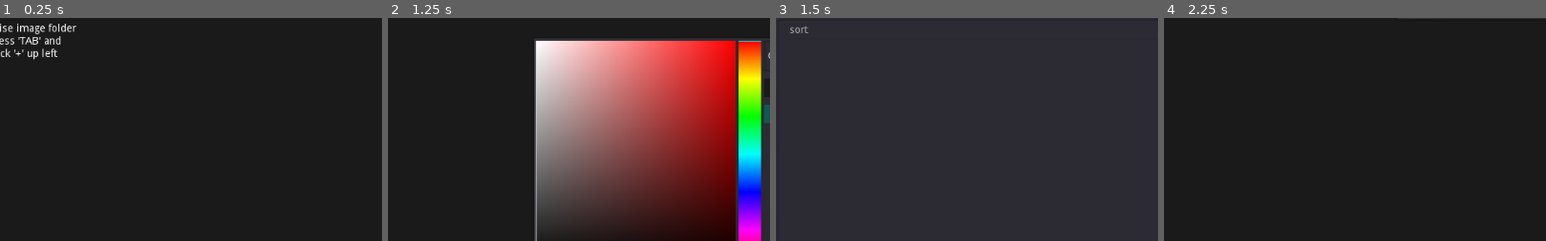
Above: before the commit, frames 1-4 (left to right).
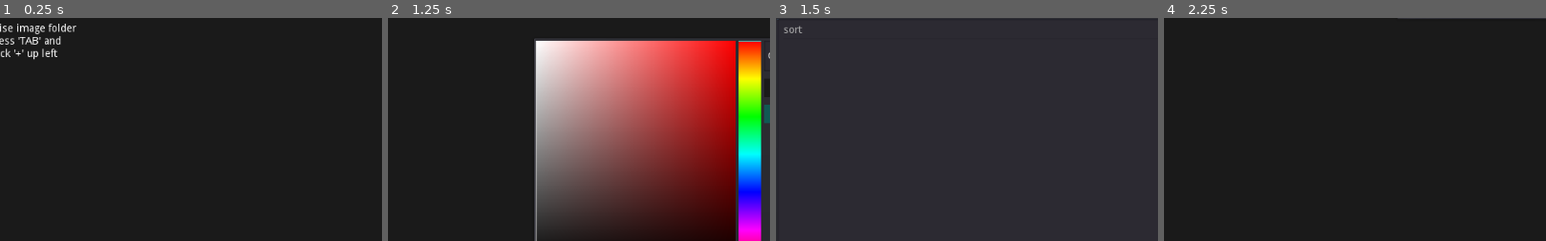
Above: after the commit, the same moments.

Repository: hpn33/manga-reader-by-godot-
Game: Godot game, scene res://scene/Main.tscn
The game is run twice, just before and just after one commit, with the same random seed, the same clock (stepped at 60 frames per second) and the same inputs.
Inputs:
- Up to frame 1 (0.25 s): no input
- Up to frame 2 (1.25 s): click "Color" at 0.5 s
- Up to frame 3 (1.5 s): click "Sort" at 1.25 s
- Up to frame 4 (2.25 s): click "choise image path" at 2 s
The pictures show only the part of the screen within x 3-53%, y 6-56%; the shares and areas given below are measured in that part.

Frames 1-2 are identical in both runs. In frame 3, 0.1% of the frame differs, in the area x 2-9%, y 3-7%; in frame 4, nothing differs.
Error in both runs: Trying to assign value of type 'MenuButton' to a variable of type 'Label'. (res://scene/ui/TitleBar/TitleBar.gd:3)

Commit message:
concept work

Diff:
--- a/scene/Main.tscn
+++ b/scene/Main.tscn
@@ -219,12 +219,21 @@
 margin_top = 641.606
 margin_right = 1084.31
 margin_bottom = 569.606
+__meta__ = {
+"_edit_use_anchors_": false
+}
 
 [node name="Tree" type="Tree" parent="UI/PopMenu/SortPanel"]
 anchor_right = 1.0
 anchor_bottom = 1.0
-drop_mode_flags = 2
-select_mode = 2
+margin_left = 4.0
+margin_top = 4.0
+margin_right = -4.0
+margin_bottom = -4.0
+columns = 2
+hide_folding = true
+drop_mode_flags = 1
+select_mode = 1
 script = ExtResource( 3 )
 __meta__ = {
 "_edit_use_anchors_": false
--- a/scene/Tree.gd
+++ b/scene/Tree.gd
@@ -1,19 +1,76 @@
 extends Tree
 
 
-
+var list := GMap.new()
 
 func _ready():
 	share.add_hook('local_files', self, 'refresh')
 
 	refresh()
 
-func refresh(local_files = []):
+func refresh(local_files = list):
+
 	clear()
+
+	if not local_files is GMap:
+		list.clear()
+
+		for i in local_files.size():
+			list.append(str(i), local_files[i])
+
 
 	var root = create_item()
 	root.set_text(0, 'sort')
 
-	for names in local_files:
+	for item in list.to_iterator():
 		var child = create_item(root)
-		child.set_text(0, names)
+		child.set_text(0, item[0])
+		child.set_text(1, item[1])
+
+
+
+
+
+func get_drag_data(position): # begin drag
+
+	var preview = Label.new()
+	preview.text = get_selected().get_text(1)
+	set_drag_preview(preview) # not necessary
+
+	return get_selected() # TreeItem
+
+
+func can_drop_data(position, data):
+	return data is TreeItem # you shall not pass!
+
+
+func drop_data(position, item): # end drag
+	var to_item = get_item_at_position(position)
+	var shift = get_drop_section_at_position(position)
+	# shift == 0 if dropping on item, -1, +1 if in between
+
+	moved(item, to_item, shift)
+
+
+
+func moved(item, to_item, shift):
+
+
+	var from_id :String= item.get_text(0)
+	var from_title :String= item.get_text(1)
+
+	var item_pos = list.find(from_id)
+
+
+	var to_id = to_item.get_text(0)
+	var to_title = to_item.get_text(1)
+
+	var to_item_pos = list.find(to_id)
+
+
+	list.insert(to_item_pos + 1, from_id, from_title)
+
+	var offset = 1 if item_pos > to_item_pos else 0
+	list.remove_at(item_pos + offset)
+
+	refresh()
--- a/util/GMap.gd
+++ b/util/GMap.gd
@@ -74,6 +74,10 @@
 func set(key: String, new_value):
 	values[keys.find(key)] = new_value
 
+
+func insert(position: int, key, value):
+	keys.insert(position, key)
+	values.insert(position, value)
 
 
 
